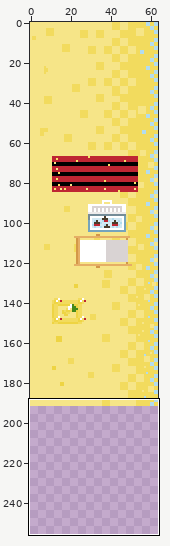
File history of a sprite sheet, Assets/Map/Sand.png. Above: a wide view before the commit, with the close-up outlined.
Close-up. The starting point:
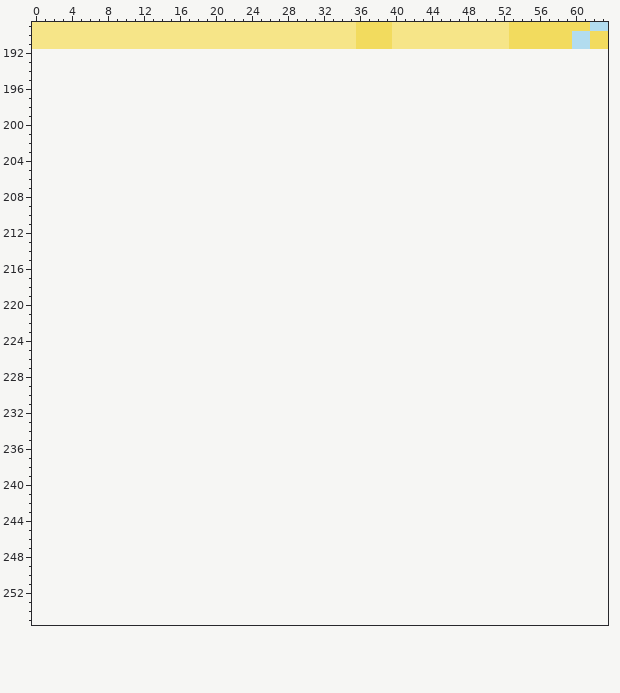
The file is 256x768 pixels, drawn in blocks of 4x4; one block is one cell here. Shown: x 0..63, y 189..255. The old version is drawn lined up with the new one, on the new canvas.
The same view after the edit:
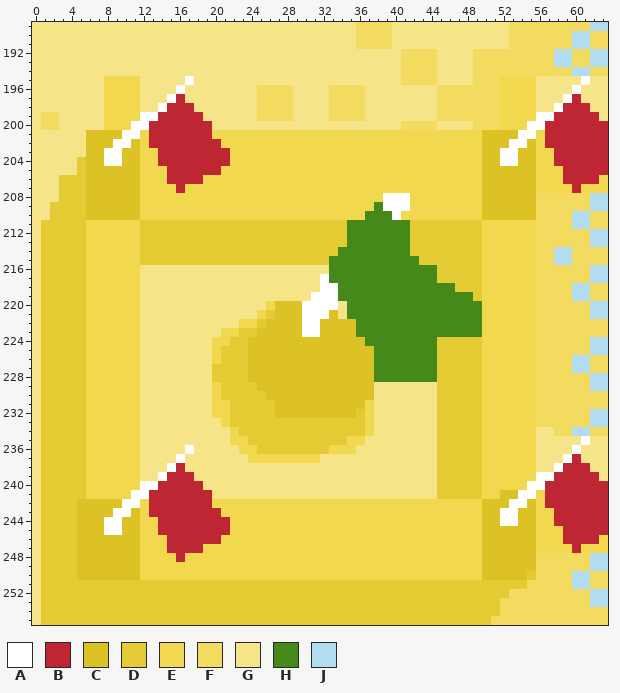
Palette (. is transparent): A #ffffff  B #be2633  C #ddc226  D #e4ca33  E #f1d84e  F #f2db5e  G #f6e588  H #44891a  J #b2dcef
The edit:
canvas 64x192 -> 64x256
Changed rows in their new state; - is an unchanged pixel.
first column x 0:
192 GGGGGGGGGGGGGGGGGGGGGGGGGGGGGGGGGGGGGGGGGFFFFGGGGFFFFFFFFFJJFFJJ
193 GGGGGGGGGGGGGGGGGGGGGGGGGGGGGGGGGGGGGGGGGFFFFGGGGFFFFFFFFFJJFFJJ
194 GGGGGGGGGGGGGGGGGGGGGGGGGGGGGGGGGGGGGGGGGFFFFGGGGFFFFFFFFFFFJJFF
195 GGGGGGGGEEEEGGGGGAGGGGGGGGGGGGGGGGGGGGGGGFFFFGGGGFFFEEEEGGGGGAGG
196 GGGGGGGGEEEEGGGGAGGGGGGGGFFFFGGGGFFFFGGGGGGGGFFFFFFFEEEEGGGGAGGG
197 GGGGGGGGEEEEGGGABGGGGGGGGFFFFGGGGFFFFGGGGGGGGFFFFFFFEEEEGGGABGGG
198 GGGGGGGGEEEEGGABBBGGGGGGGFFFFGGGGFFFFGGGGGGGGFFFFFFFEEEEGGABBBGG
199 GFFGGGGGEEEEAABBBBBGGGGGGFFFFGGGGFFFFGGGGGGGGFFFFFFFEEEEAABBBBBG
200 GFFGGGGGEEEAABBBBBBBGGGGGGGGGGGGGGGGGGGGGFFFFGGGGFFFEEEAABBBBBBB
201 GGGGGGCCCCAAEBBBBBBBEEEEEEEEEEEEEEEEEEEEEEEEEEEEEECCCCAAEBBBBBBB
202 GGGGGGCCCAACEBBBBBBBBEEEEEEEEEEEEEEEEEEEEEEEEEEEEECCCAACEBBBBBBB
203 GGGGGGCCAACCEEBBBBBBBBEEEEEEEEEEEEEEEEEEEEEEEEEEEECCAACCEEBBBBBB
204 GGGGGDCCAACCEEBBBBBBBBEEEEEEEEEEEEEEEEEEEEEEEEEEEECCAACCEEBBBBBB
205 GGGGGDCCCCCCEEEBBBBBBEEEEEEEEEEEEEEEEEEEEEEEEEEEEECCCCCCEEEBBBBB
206 GGGDDDCCCCCCEEEBBBBEEEEEEEEEEEEEEEEEEEEEEEEEEEEEEECCCCCCEEEBBBBE
207 GGGDDDCCCCCCEEEEBEEEEEEEEEEEEEEEEEEEEEEEEEEEEEEEEECCCCCCEEEEBEEE
208 GGGDDDCCCCCCEEEEEEEEEEEEEEEEEEEEEEEEEEEAAAEEEEEEEECCCCCCFFFFFFJJ
209 GGDDDDCCCCCCEEEEEEEEEEEEEEEEEEEEEEEEEEHAAAEEEEEEEECCCCCCFFFFFFJJ
210 GGDDDDCCCCCCEEEEEEEEEEEEEEEEEEEEEEEEEHHHAEEEEEEEEECCCCCCFFFFJJFF
211 GDDDDDEEEEEEDDDDDDDDDDDDDDDDDDDDDDDHHHHHHHDDDDDDDDEEEEEEFFFFJJFF
212 GDDDDDEEEEEEDDDDDDDDDDDDDDDDDDDDDDDHHHHHHHDDDDDDDDEEEEEEFFFFFFJJ
213 GDDDDDEEEEEEDDDDDDDDDDDDDDDDDDDDDDDHHHHHHHDDDDDDDDEEEEEEFFFFFFJJ
214 GDDDDDEEEEEEDDDDDDDDDDDDDDDDDDDDDDHHHHHHHHDDDDDDDDEEEEEEFFJJFFFF
215 GDDDDDEEEEEEDDDDDDDDDDDDDDDDDDDDDHHHHHHHHHHDDDDDDDEEEEEEFFJJFFFF
216 GDDDDDEEEEEEGGGGGGGGGGGGGGGGGGGGGHHHHHHHHHHHHDDDDDEEEEEEFFFFFFJJ
217 GDDDDDEEEEEEGGGGGGGGGGGGGGGGGGGGAHHHHHHHHHHHHDDDDDEEEEEEFFFFFFJJ
218 GDDDDDEEEEEEGGGGGGGGGGGGGGGGGGGGAAHHHHHHHHHHHHHDDDEEEEEEFFFFJJFF
219 GDDDDDEEEEEEGGGGGGGGGGGGGGGGGGGAAAHHHHHHHHHHHHHHHDEEEEEEFFFFJJFF
220 GDDDDDEEEEEEGGGGGGGGGGGGGGECCCAAAAGHHHHHHHHHHHHHHHEEEEEEFFFFFFJJ
221 GDDDDDEEEEEEGGGGGGGGGGGGGEDCCCAAACGHHHHHHHHHHHHHHHEEEEEEFFFFFFJJ
222 GDDDDDEEEEEEGGGGGGGGGGGEEDCCCCAACCCCHHHHHHHHHHHHHHEEEEEEFFFFFFFF
223 GDDDDDEEEEEEGGGGGGGGGEEDDCCCCCAACCCCHHHHHHHHHHHHHHEEEEEEFFFFFFFF
224 GDDDDDEEEEEEGGGGGGGGEEDDCCCCCCCCCCCCCHHHHHHHHDDDDDEEEEEEFFFFFFJJ
225 GDDDDDEEEEEEGGGGGGGGEDDDCCCCCCCCCCCCCCHHHHHHHDDDDDEEEEEEFFFFFFJJ
226 GDDDDDEEEEEEGGGGGGGGEDDDCCCCCCCCCCCCCCHHHHHHHDDDDDEEEEEEFFFFJJFF
227 GDDDDDEEEEEEGGGGGGGGDDDDCCCCCCCCCCCCCCHHHHHHHDDDDDEEEEEEFFFFJJFF
228 GDDDDDEEEEEEGGGGGGGGDDDDCCCCCCCCCCCCCCHHHHHHHDDDDDEEEEEEFFFFFFJJ
229 GDDDDDEEEEEEGGGGGGGGEDDDDCCCCCCCCCCCCCGGGGGGGDDDDDEEEEEEFFFFFFJJ
230 GDDDDDEEEEEEGGGGGGGGEDDDDDCCCCCCCCCCCCGGGGGGGDDDDDEEEEEEFFFFFFFF
231 GDDDDDEEEEEEGGGGGGGGEEDDDDDCCCCCCCCCCEGGGGGGGDDDDDEEEEEEFFFFFFFF
232 GDDDDDEEEEEEGGGGGGGGEEDDDDDCCCCCCCCCDEGGGGGGGDDDDDEEEEEEFFFFFFJJ
233 GDDDDDEEEEEEGGGGGGGGGEDDDDDDDDDDDDDDDEGGGGGGGDDDDDEEEEEEFFFFFFJJ
234 GDDDDDEEEEEEGGGGGGGGGGEDDDDDDDDDDDDDDEGGGGGGGDDDDDEEEEEEGGFFJJFF
235 GDDDDDEEEEEEGGGGGGGGGGEEDDDDDDDDDDDEEGGGGGGGGDDDDDEEEEEEGGGGGAGG
236 GDDDDDEEEEEEGGGGGAGGGGGEEDDDDDDDDEEEGGGGGGGGGDDDDDEEEEEEGGGGAGGG
237 GDDDDDEEEEEEGGGGAGGGGGGGEEEEEEEEGGGGGGGGGGGGGDDDDDEEEEEEGGGABGGG
238 GDDDDDEEEEEEGGGABGGGGGGGGGGGGGGGGGGGGGGGGGGGGDDDDDEEEEEEGGABBBGG
239 GDDDDDEEEEEEGGABBBGGGGGGGGGGGGGGGGGGGGGGGGGGGDDDDDEEEEEEAABBBBBG
240 GDDDDDEEEEEEAABBBBBGGGGGGGGGGGGGGGGGGGGGGGGGGDDDDDEEEEEAABBBBBBB
241 GDDDDDEEEEEAABBBBBBBGGGGGGGGGGGGGGGGGGGGGGGGGDDDDDEECCAAEBBBBBBB
242 GDDDDCCCCCAAEBBBBBBBEEEEEEEEEEEEEEEEEEEEEEEEEEEEEECCCAACEBBBBBBB
243 GDDDDCCCCAACEBBBBBBBBEEEEEEEEEEEEEEEEEEEEEEEEEEEEECCAACCEEBBBBBB
244 GDDDDCCCAACCEEBBBBBBBBEEEEEEEEEEEEEEEEEEEEEEEEEEEECCAACCEEBBBBBB
245 GDDDDCCCAACCEEBBBBBBBBEEEEEEEEEEEEEEEEEEEEEEEEEEEECCCCCCEEEBBBBB
246 GDDDDCCCCCCCEEEBBBBBBEEEEEEEEEEEEEEEEEEEEEEEEEEEEECCCCCCEEEBBBBE
247 GDDDDCCCCCCCEEEBBBBEEEEEEEEEEEEEEEEEEEEEEEEEEEEEEECCCCCCEEEEBEEE
248 GDDDDCCCCCCCEEEEBEEEEEEEEEEEEEEEEEEEEEEEEEEEEEEEEECCCCCCFFFFFFJJ
249 GDDDDCCCCCCCEEEEEEEEEEEEEEEEEEEEEEEEEEEEEEEEEEEEEECCCCCCFFFFFFJJ
250 GDDDDCCCCCCCEEEEEEEEEEEEEEEEEEEEEEEEEEEEEEEEEEEEEECCCCCDFFFFJJFF
251 GDDDDDDDDDDDDDDDDDDDDDDDDDDDDDDDDDDDDDDDDDDDDDDDDDDDDDDFFFFFJJFF
252 GDDDDDDDDDDDDDDDDDDDDDDDDDDDDDDDDDDDDDDDDDDDDDDDDDDDDFFFFFFFFFJJ
253 GDDDDDDDDDDDDDDDDDDDDDDDDDDDDDDDDDDDDDDDDDDDDDDDDDDDFFFFFFFFFFJJ
254 GDDDDDDDDDDDDDDDDDDDDDDDDDDDDDDDDDDDDDDDDDDDDDDDDDDDFFFFFFFFFFFF
255 GDDDDDDDDDDDDDDDDDDDDDDDDDDDDDDDDDDDDDDDDDDDDDDDDDDFFFFFFFFFFFFF
Boxes around the changes in both close-ups, in picture pixels (x1, y1, x2, y2):
added: (32, 49, 608, 625)
